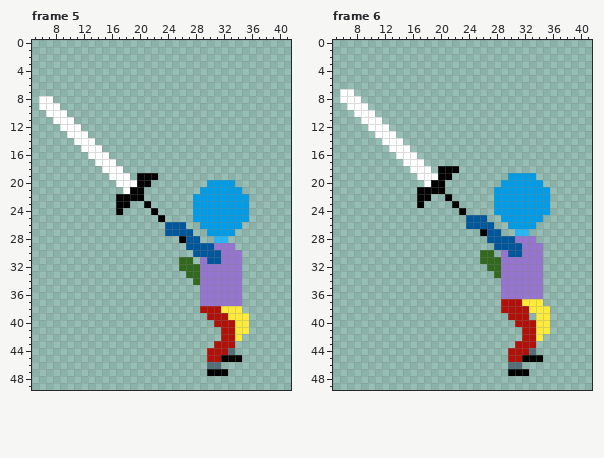
A pixel-art file gets an edit: The Fallen Guardian/Assets/Art/Characters/Player/_Sword/Player_Sword_Attack_Up.aseprite. Above, as it was before the edit.
64x64 pixels, 8 frames. Pixels under 10% opacity are left out. Shown: frame 5: x 5..41, y 0..49; frame 6: x 5..41, y 0..49. The commit also changed other frames, which this record leaves out.
Now the later version:
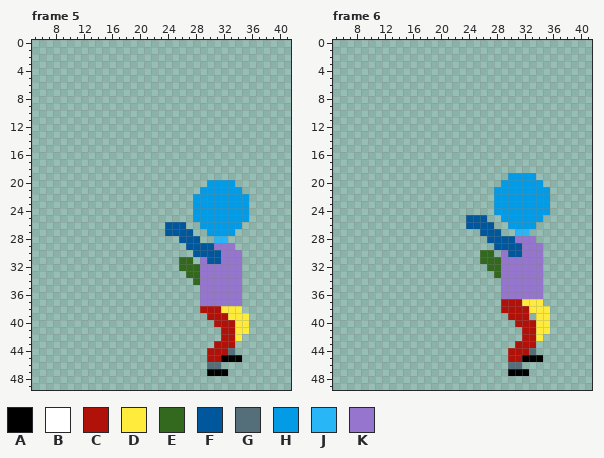
Palette (. is transparent): A #000000  B #ffffff  C #b0120a  D #ffeb3b  E #33691e  F #01579b  G #546e7a  H #039be5  J #29b6f6  K #9575cd
Diff:
layer "Weapons/Sword" now hidden
--- frame 5
@@ x 5..28 @@
  7 ........................
- 8 .BB.....................
- 9 .BBB....................
-10 ..BBB...................
-11 ...BBB..................
-12 ....BBB.................
-13 .....BBB................
-14 ......BBB...............
-15 .......BBB..............
-16 ........BBB.............
-17 .........BBB............
-18 ..........BBB...........
-19 ...........BBB.AAA......
-20 ............BBBAA.......
-21 .............BAA........
-22 ............AAAA.......H
-23 ............AA..A......H
-24 ............A....A.....H
-25 ..................A....H
+ 8 ........................
+ 9 ........................
+10 ........................
+11 ........................
+12 ........................
+13 ........................
+14 ........................
+15 ........................
+16 ........................
+17 ........................
+18 ........................
+19 ........................
+20 ........................
+21 ........................
+22 .......................H
+23 .......................H
+24 .......................H
+25 .......................H
 26 ...................FFF..
 27 ...................FFFF.
-28 .....................AFF
+28 .....................FFF
 29 ......................FF
--- frame 6
@@ x 5..28 @@
  6 ........................
- 7 .BB.....................
- 8 .BBB....................
- 9 ..BBB...................
-10 ...BBB..................
-11 ....BBB.................
-12 .....BBB................
-13 ......BBB...............
-14 .......BBB..............
-15 ........BBB.............
-16 .........BBB............
-17 ..........BBB...........
-18 ...........BBB.AAA......
-19 ............BBBAA.......
-20 .............BAA........
-21 ............AAAA.......H
-22 ............AA..A......H
-23 ............A....A.....H
-24 ..................A....H
+ 7 ........................
+ 8 ........................
+ 9 ........................
+10 ........................
+11 ........................
+12 ........................
+13 ........................
+14 ........................
+15 ........................
+16 ........................
+17 ........................
+18 ........................
+19 ........................
+20 ........................
+21 .......................H
+22 .......................H
+23 .......................H
+24 .......................H
 25 ...................FFF..
 26 ...................FFFF.
-27 .....................AFF
+27 .....................FFF
 28 ......................FF
Pixel boxes of the changes (left, top, right, bottom) in both pictures:
changed: (39, 96, 186, 243)
changed: (340, 89, 487, 236)
